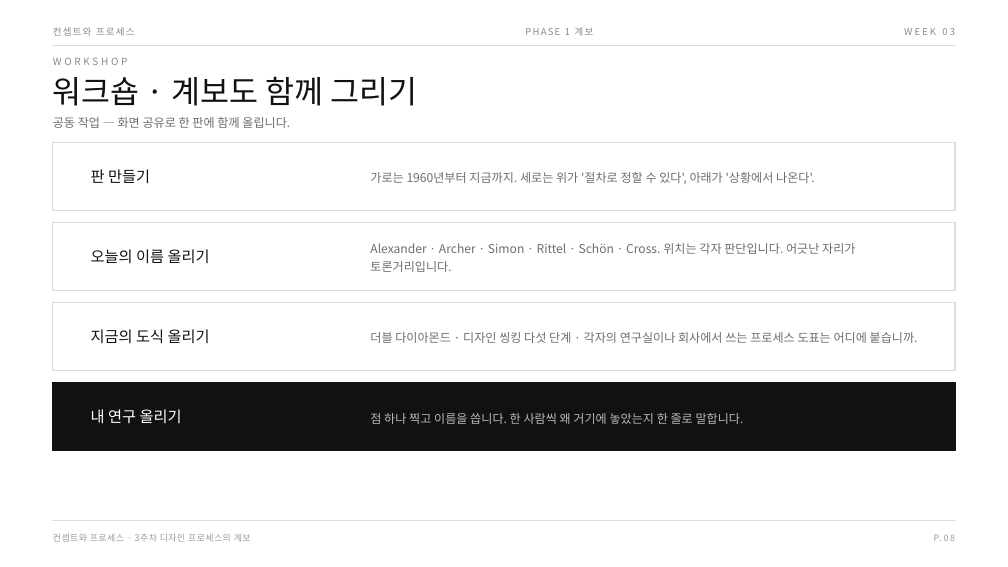
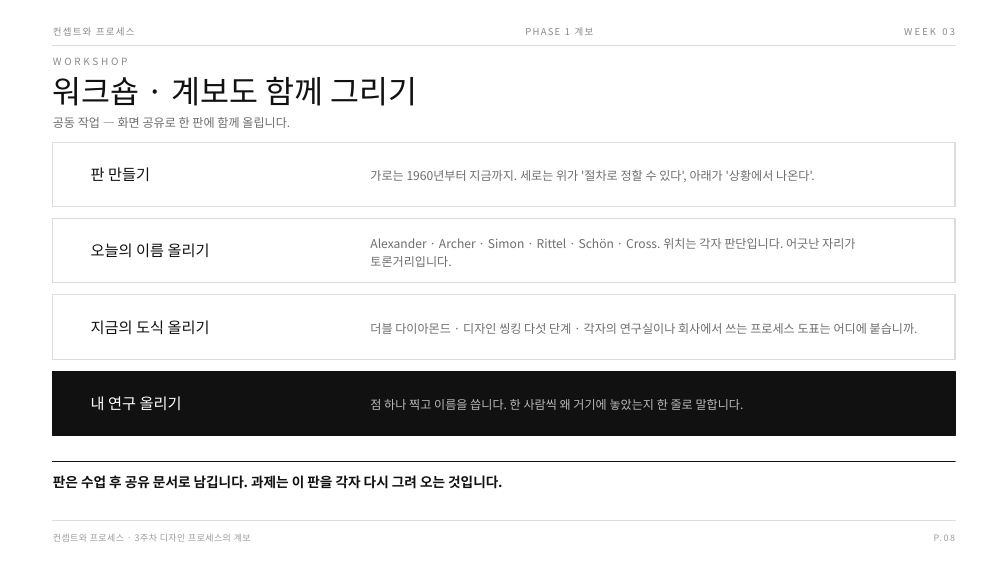
Before and after one commit to design-eng/MIN.D, a slide deck: slide 12 of dist/weeks-대학원/컨셉트와프로세스_03주차_프로세스의계보.pptx. Drawn at 1008x567 pixels with LibreOffice and Linux fonts; fonts in the diff are those of the drawing. Boxes give left, top, right and bottom in pixels: in the first picture for what was removed or moved away, otherwise in the second. Text is boxed around its words. In the diff, an @@ line names an element or a change of style, - is before the commit and + after.

```diff
--- a/dist/weeks-대학원/컨셉트와프로세스_03주차_프로세스의계보.pptx
+++ b/dist/weeks-대학원/컨셉트와프로세스_03주차_프로세스의계보.pptx
@@ rectangle: place and size @@
-rectangle at <box>53,142,955,210</box>
+rectangle at <box>53,142,955,206</box>
@@ rectangle: place and size @@
-rectangle at <box>53,222,955,290</box>
+rectangle at <box>53,219,955,283</box>
@@ text "오늘의 이름 올리기": place and size @@
-text "오늘의 이름 올리기" at <box>91,249,210,264</box>
+text "오늘의 이름 올리기" at <box>91,243,210,258</box>
@@ text "Alexander · Archer · Simon ...": place and size @@
-text "Alexander · Archer · Simon ..." at <box>370,243,855,272</box>
+text "Alexander · Archer · Simon ..." at <box>370,238,855,267</box>
@@ rectangle: place and size @@
-rectangle at <box>53,302,955,371</box>
+rectangle at <box>53,295,955,359</box>
@@ 2 texts, 1 rectangle: place and size @@
-2 texts, 1 rectangle at <box>53,329,955,451</box>
+2 texts, 1 rectangle at <box>53,320,955,436</box>
@@ text "내 연구 올리기": place and size @@
-text "내 연구 올리기" at <box>91,409,182,424</box>
+text "내 연구 올리기" at <box>91,396,182,411</box>
@@ text "점 하나 찍고 이름을 씁니다. ...": place and size @@
-text "점 하나 찍고 이름을 씁니다. ..." at <box>370,413,744,424</box>
+text "점 하나 찍고 이름을 씁니다. ..." at <box>370,399,744,410</box>
@@ rectangle added at <box>53,461,955,462</box>, fill #111111, outline #111111 1 pt @@
@@ text added at <box>53,475,502,489</box>, 13 pt, text #111111, bold @@
+판은 수업 후 공유 문서로 남깁니다. 과제는 이 판을 각자 다시 그려 오는 것입니다.
```
Also in this commit, not shown: 7 other files.
